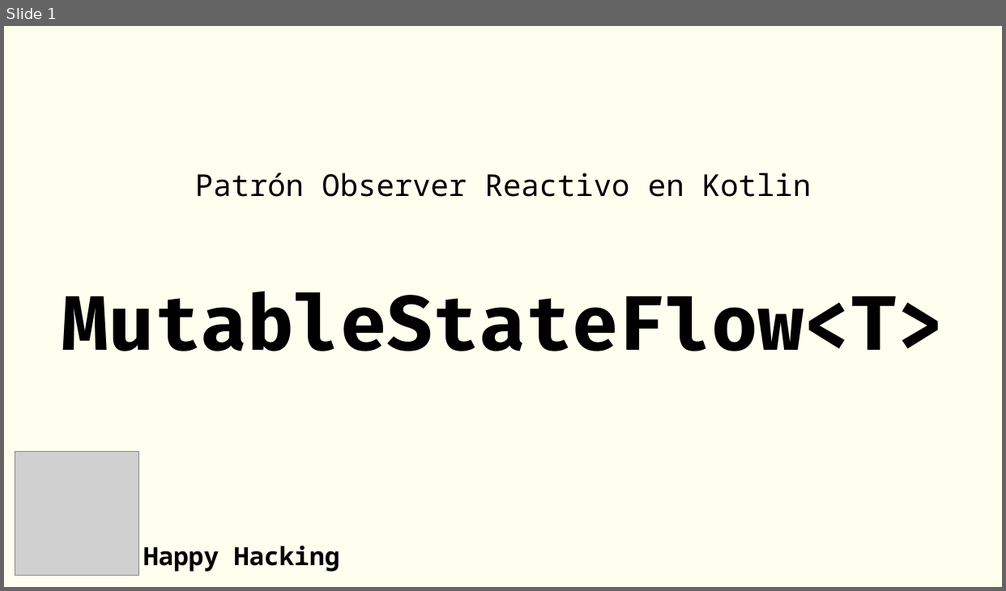
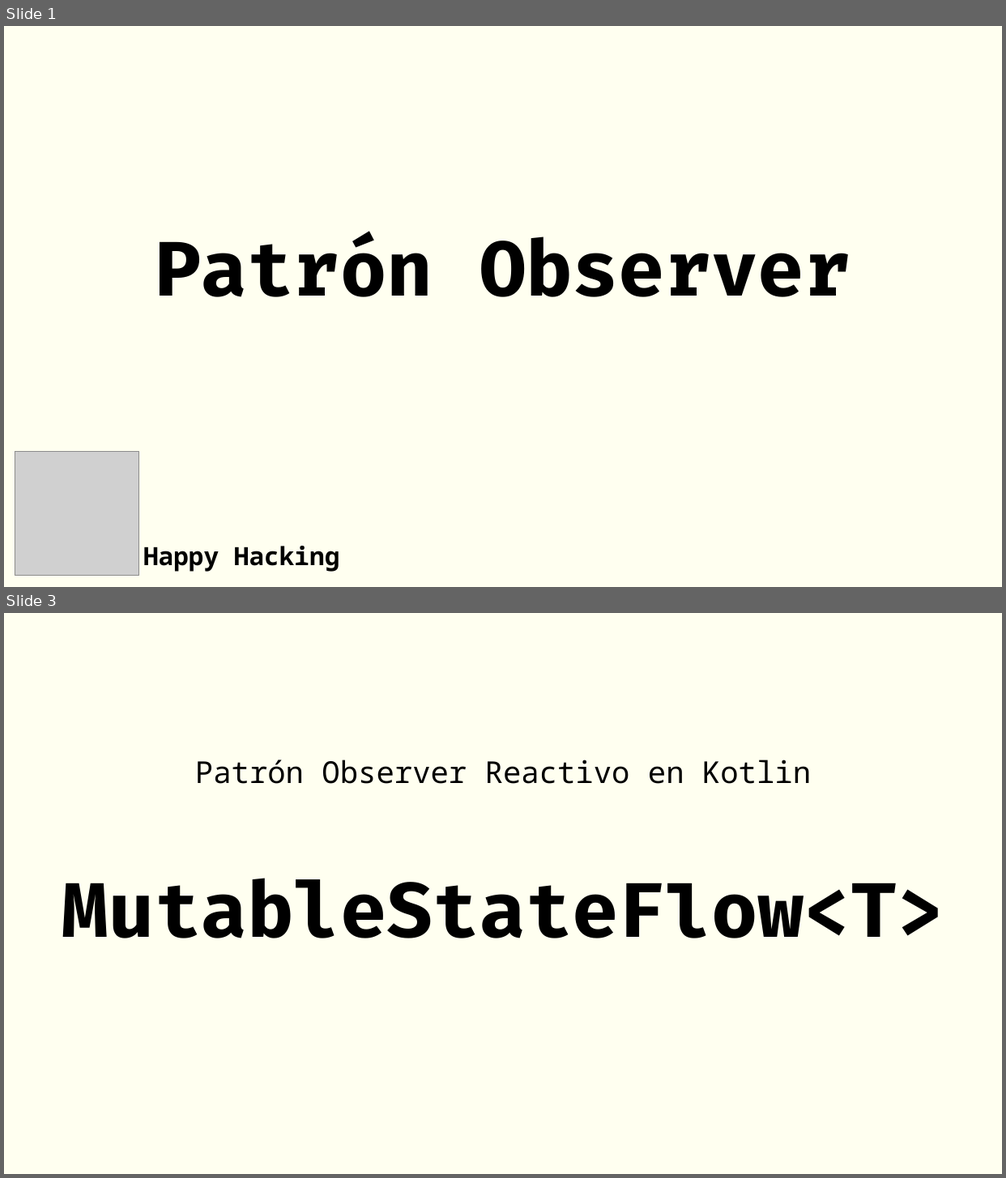
Before and after one commit to rgmf/psp, a slide deck: ut/02_programacion_multihilo/presentacion/mutable_state_flow.odp. Shown one above the other, each under a label of ours: slide 1 before the commit, slides 1 and 3 after it; the slides between them are not shown. The pictures are 1006x591 and 1006x1178 pixels, drawn with LibreOffice and Linux fonts; fonts in the diff are those of the drawing; grey boxes stand for pictures. Boxes give left, top, right and bottom in pixels: in the first picture for what was removed or moved away, otherwise in the second. Text is boxed around its words. In the diff, an @@ line names an element or a change of style, - is before the commit and + after.

```diff
--- a/ut/02_programacion_multihilo/presentacion/mutable_state_flow.odp
+++ b/ut/02_programacion_multihilo/presentacion/mutable_state_flow.odp
@@ slide 3 added at (4,613,1002,1174), background #FFFFF0 @@
@@ subtitle added at (62,760,943,939), 24 pt, text #000000 @@
+Patrón Observer Reactivo en Kotlin
+MutableStateFlow<T>
@@ slide 1 changed as well @@
@@ subtitle at (155,235,850,297): text changed; size 24 to 60 pt; font Noto Sans Mono to Fira Code; bold on @@
-Patrón Observer Reactivo en Kotlin
-MutableStateFlow<T>
+Patrón Observer
```
Also in this commit, not shown: 6 other slides added, 29 slides removed, 2 other files.
